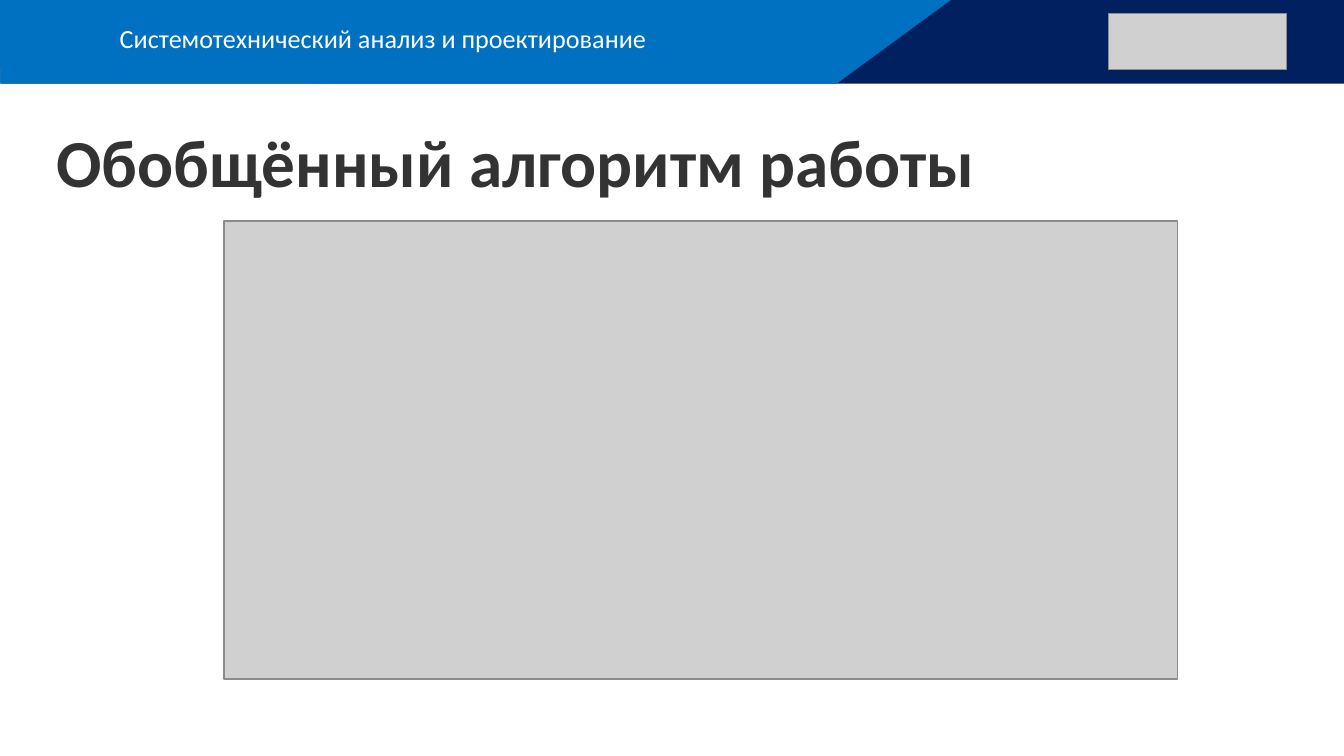
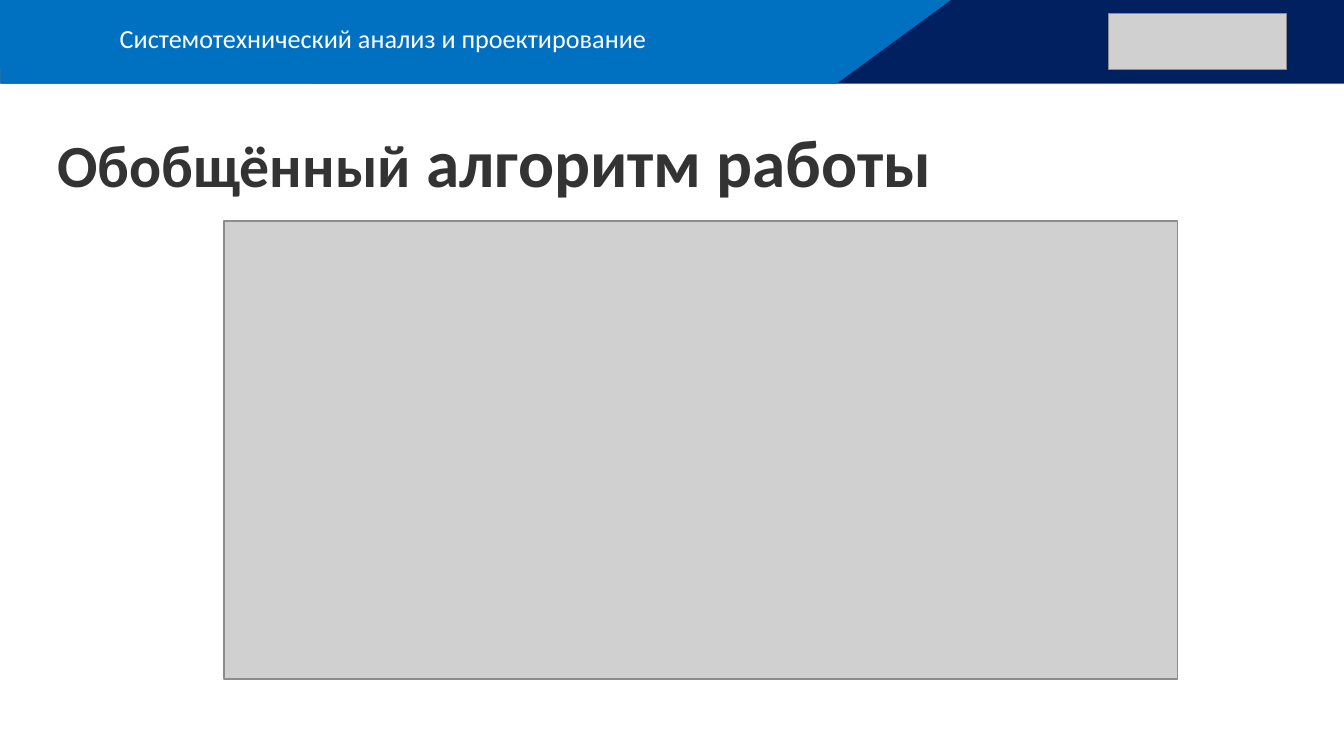
Before and after one commit to kostasmov/SevSU, a slide deck: slide 8 of 8 семестр/ПпЦП/Итоговая презентация.pptx. Drawn at 1344x756 pixels with LibreOffice and Linux fonts; fonts in the diff are those of the drawing; grey boxes stand for pictures. Boxes give left, top, right and bottom in pixels: in the first picture for what was removed or moved away, otherwise in the second. Text is boxed around its words. In the diff, an @@ line names an element or a change of style, - is before the commit and + after.

```diff
--- a/8 семестр/ПпЦП/Итоговая презентация.pptx
+++ b/8 семестр/ПпЦП/Итоговая презентация.pptx
@@ title "Обобщённый алгоритм работы" at box(57, 140, 932, 198): size 36 to 32 pt in "Обобщённый" @@
```
Also in this commit, not shown: 2 other slides changed, 5 slides added, 13 other files.
